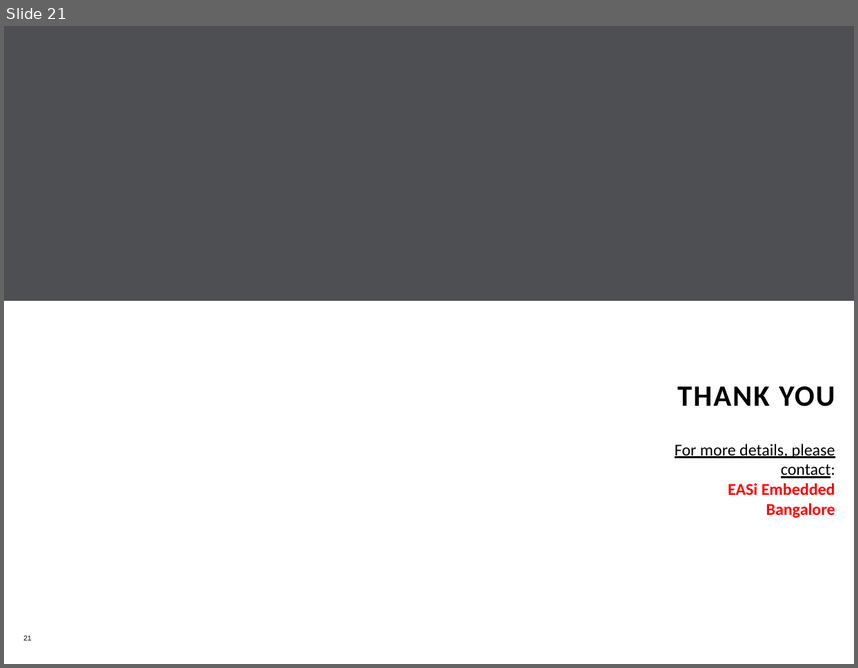
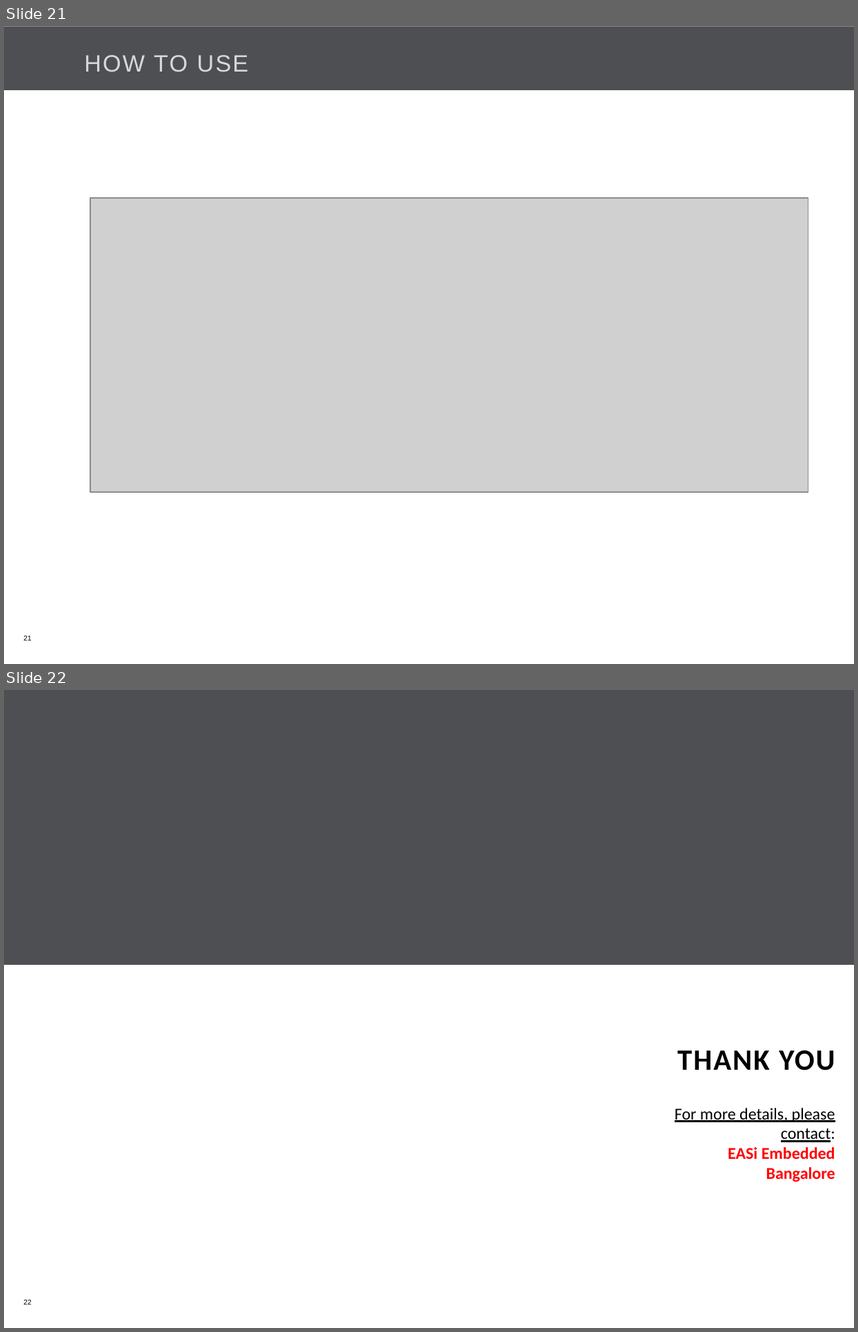
Before and after one commit to Bajarangi/demo, a slide deck: trunk/EasiCab/Documents/EASiCab_POC_kick off.pptx. Shown one above the other, each under a label of ours: slide 21 before the commit, slides 21 and 22 after it. The pictures are 858x668 and 858x1332 pixels, drawn with LibreOffice and Linux fonts; fonts in the diff are those of the drawing; grey boxes stand for pictures; background and template pictures are left out. Boxes give left, top, right and bottom in pixels: in the first picture for what was removed or moved away, otherwise in the second. Text is boxed around its words. In the diff, an @@ line names an element or a change of style, - is before the commit and + after.

```diff
--- a/trunk/EasiCab/Documents/EASiCab_POC_kick off.pptx
+++ b/trunk/EasiCab/Documents/EASiCab_POC_kick off.pptx
@@ slide 21 added at <box>4,26,854,664</box>, background #FFFFFF @@
@@ rectangle added at <box>4,26,854,89</box>, fill #4D4F53 @@
@@ title added at <box>84,55,248,72</box>, 20 pt, text #D7D8D9 @@
+HOW TO USE
@@ picture added at <box>90,198,808,492</box> @@
@@ rectangle added at <box>4,612,854,664</box>, fill #FFFFFF @@
@@ page number added at <box>23,635,31,640</box>, 6 pt, text #000000 @@
+21
@@ what was slide 21 is now slide 22 @@
@@ page number at <box>23,1299,31,1304</box>: text changed @@
-21
+22
```
Also in this commit, not shown: 20 slides changed.
